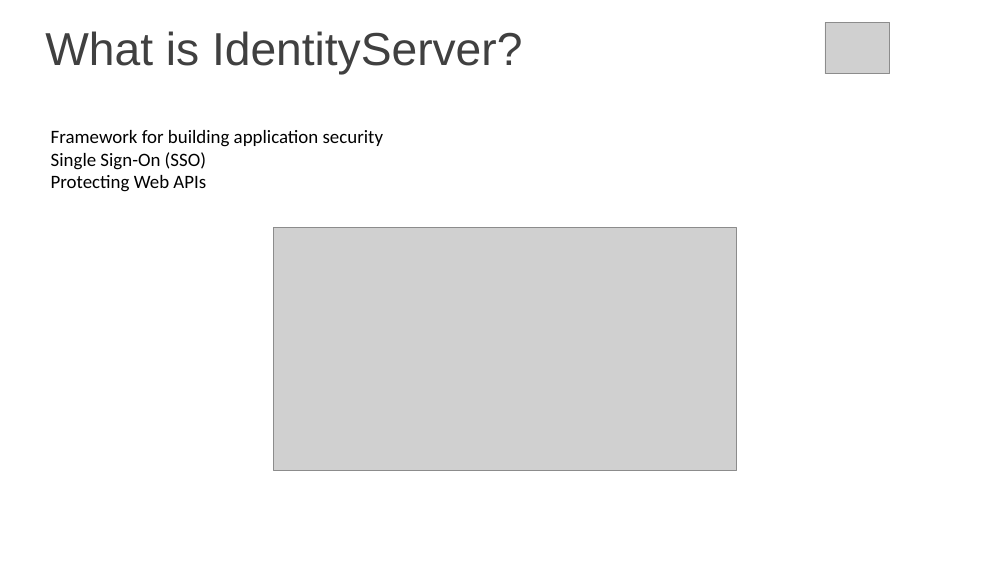
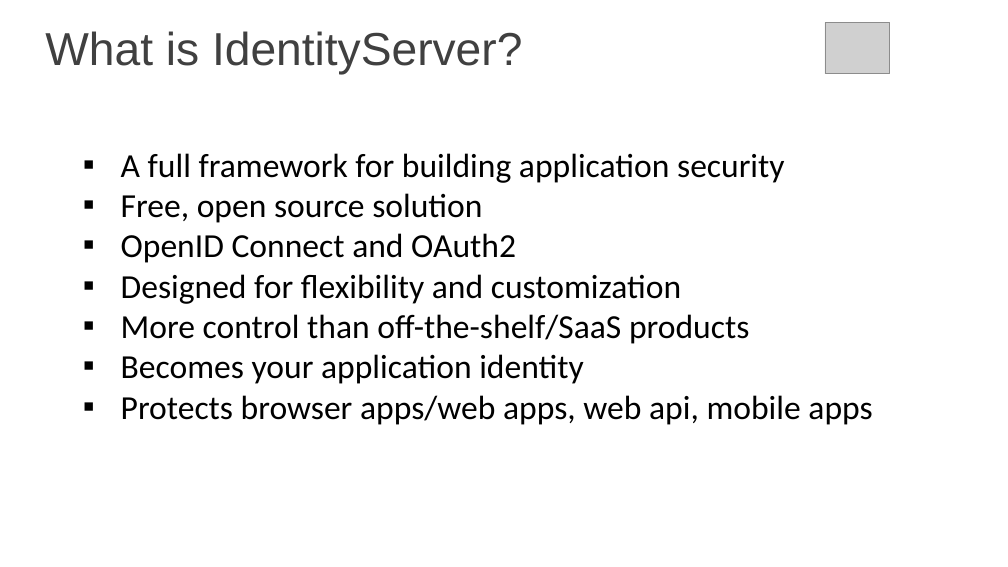
Before and after one commit to itorian/IdentityServer, a slide deck: slide 3 of IdentityServerDemo/IdentityServer.pptx. Drawn at 1008x567 pixels with LibreOffice and Linux fonts; fonts in the diff are those of the drawing; grey boxes stand for pictures; background and template pictures are left out. Boxes give left, top, right and bottom in pixels: in the first picture for what was removed or moved away, otherwise in the second. Text is boxed around its words. In the diff, an @@ line names an element or a change of style, - is before the commit and + after.

```diff
--- a/IdentityServerDemo/IdentityServer.pptx
+++ b/IdentityServerDemo/IdentityServer.pptx
@@ text removed at <box>51,130,383,192</box> @@
-Framework for building application security
-Single Sign-On (SSO)
-Protecting Web APIs
@@ text added at <box>121,153,872,425</box>, 32 pt, text #000000 @@
+▪ A full framework for building application security
+▪ Free, open source solution
+▪ OpenID Connect and OAuth2
+▪ Designed for flexibility and customization
+▪ More control than off-the-shelf/SaaS products
+▪ Becomes your application identity
+▪ Protects browser apps/web apps, web api, mobile apps
@@ picture removed at <box>274,228,737,471</box> @@
```
Also in this commit, not shown: 6 other slides changed, 2 slides added, 2 slides removed, 10 other files.
